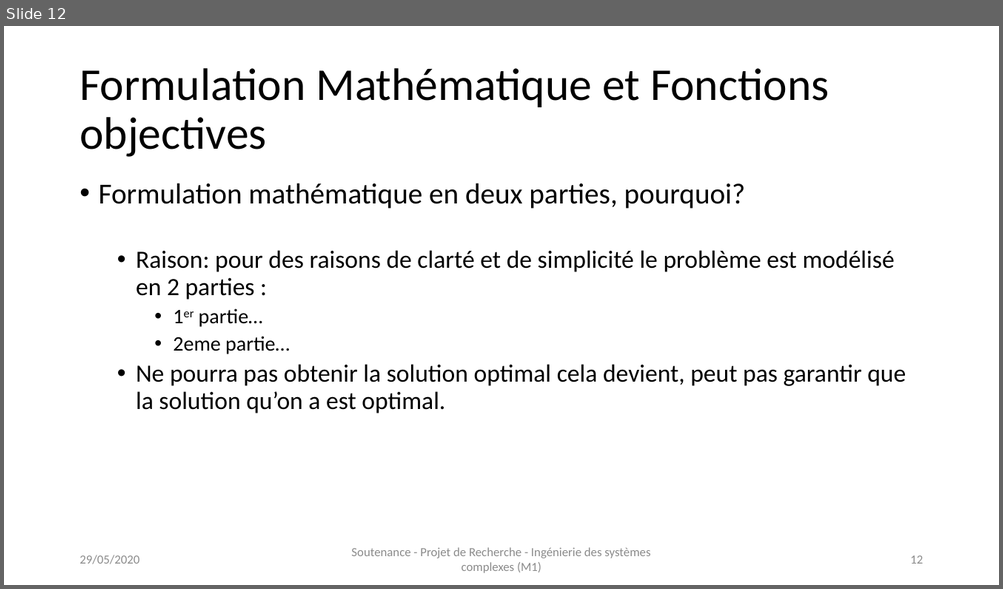
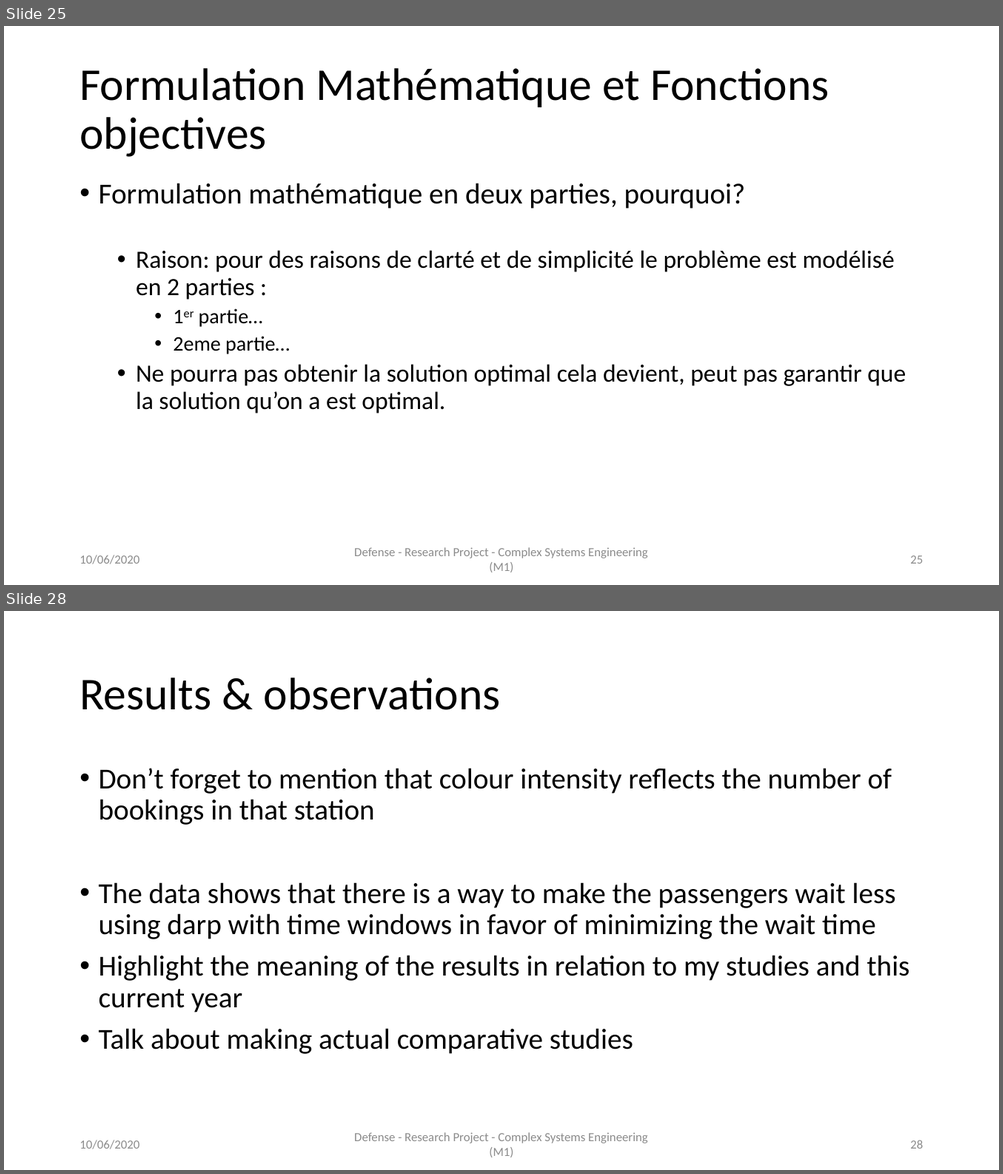
Before and after one commit to AymanABDELHAMID/OD_MTO_DARP, a slide deck: Presentation/presentation_AymanMahmoud.pptx. Shown one above the other, each under a label of ours: slide 12 before the commit, slides 25 and 28 after it; the slides between them are not shown. The pictures are 1003x589 and 1003x1174 pixels, drawn with LibreOffice and Linux fonts; fonts in the diff are those of the drawing. Boxes give left, top, right and bottom in pixels: in the first picture for what was removed or moved away, otherwise in the second. Text is boxed around its words. In the diff, an @@ line names an element or a change of style, - is before the commit and + after.

```diff
--- a/Presentation/presentation_AymanMahmoud.pptx
+++ b/Presentation/presentation_AymanMahmoud.pptx
@@ slide 28 added at [4, 611, 999, 1170], background #FFFFFF @@
@@ title added at [79, 678, 501, 710], 44 pt, text #000000 @@
+Results & observations
@@ text added at [99, 768, 910, 1054], 28 pt, text #000000 @@
+• Don’t forget to mention that colour intensity reflects the number of bookings in that station
+• The data shows that there is a way to make the passengers wait less using darp with time windows in favor of minimizing the wait time
+• Highlight the meaning of the results in relation to my studies and this current year
+• Talk about making actual comparative studies
@@ text added at [79, 1140, 139, 1150], 12 pt, text #8C8C8C @@
+10/06/2020
@@ text added at [354, 1133, 648, 1158], 12 pt, text #8C8C8C @@
+Defense - Research Project - Complex Systems Engineering (M1)
@@ page number added at [910, 1140, 922, 1149], 12 pt, text #8C8C8C @@
+28
@@ what was slide 12 is now slide 25 @@
@@ slide 25 changed as well @@
@@ text at [79, 555, 139, 565]: text changed @@
-29/05/2020
+10/06/2020
@@ text at [354, 548, 648, 573]: text changed @@
-Soutenance - Projet de Recherche - Ingénierie des systèmes complexes (M1)
+Defense - Research Project - Complex Systems Engineering (M1)
@@ page number at [910, 556, 922, 564]: text changed @@
-12
+25
```
Also in this commit, not shown: 9 other slides changed, 21 other slides added, 8 slides removed, 3 other files.
